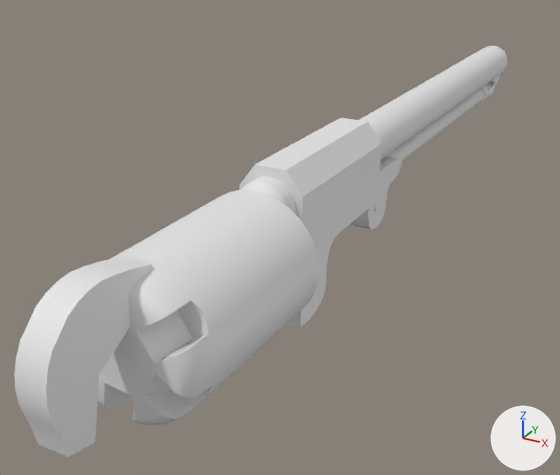
The Blender file colt.blend, before and after one commit.
The view is the same before and after, from a camera (50 mm lens) standing at (6.18, -17.9, 4.86) and looking at (-1.45, -4.02, -2.08). The lights are fixed; the arrows at lower right show +X, +Y and +Z.

Script lines for the objects in view, before the commit:
```python
me_cube_001 = bpy.data.meshes.new('Cube.001')
me_cube_001.from_pydata(...)  # 64 vertices, 41 faces; spans x -0.62..0.62, y -1.75..1.75, z -1.94..1.0
me_cube_001.polygons.foreach_set('use_smooth', [True] * 41)
me_cylinder_005 = bpy.data.meshes.new('Cylinder.005')
me_cylinder_005.from_pydata(...)  # 744 vertices, 442 faces; spans x -1.0..1.0, y -1.0..1.0, z -1.51..1.51
me_cylinder_005.polygons.foreach_set('use_smooth', [True] * 442)
me_cylinder_007 = bpy.data.meshes.new('Cylinder.007')
me_cylinder_007.from_pydata(...)  # 43 vertices, 26 faces; spans x -1.0..0.92, y -1.0..0.95, z -1.0..1.0
me_cylinder_007.polygons.foreach_set('use_smooth', [True] * 26)
me_sphere = bpy.data.meshes.new('Sphere')
me_sphere.from_pydata(...)  # 252 vertices, 224 faces; spans x -1.0..1.0, y -0.98..0.0, z -1.0..0.98
me_sphere.polygons.foreach_set('use_smooth', [True] * 224)
ob_cube = bpy.data.objects.new('Cube', me_cube_001)
ob_cube.location = (0.0, -5.25, -0.33)
_m = ob_cube.modifiers.new('Boolean', 'BOOLEAN')
_m.solver = 'FLOAT'
ob_cylinder_005 = bpy.data.objects.new('Cylinder.005', me_cylinder_005)
ob_cylinder_005.location = (0.0, -9.32, -0.79)
ob_cylinder_005.rotation_euler = (1.571, 2.13, 0.0)  # degrees (90, 122, 0)
ob_cylinder_005.scale = (1.2, 1.2, 1.2)
ob_cylinder_006 = bpy.data.objects.new('Cylinder.006', me_cylinder_007)
ob_cylinder_006.location = (0.0, -11.58, -0.49)
ob_cylinder_006.rotation_euler = (0.0, 1.571, 0.0)  # degrees (0, 90, 0)
ob_cylinder_006.scale = (1.1, 1.1, 0.25)
ob_sphere = bpy.data.objects.new('Sphere', me_sphere)
ob_sphere.location = (0.0, -11.18, -0.78)
ob_sphere.scale = (1.2, 1.2, 1.2)
ob_sphere.hide_set(True)
# also in view: 'Cylinder' at (0.0, 0.0, 0.0); 'Cylinder.001' at (0.0, -2.2, -0.77); 'Cube.001' at (0.0, -2.73, -1.12)
```
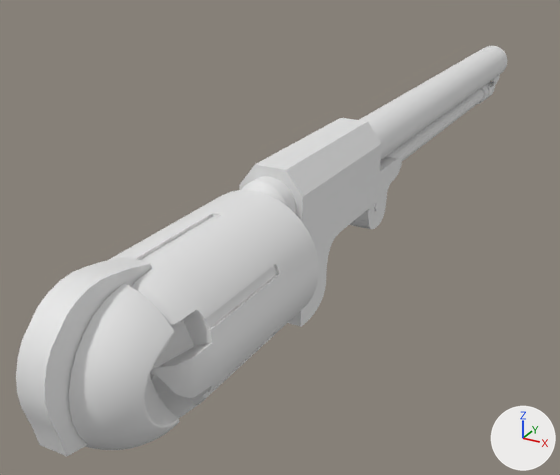
Commit message: Drum is done

What the commit changed:
me_cylinder_005 is used by ob_cylinder_005; location (0.0, -9.32, -0.79); rotation (1.571, 2.13, 0.0), in degrees (90, 122, 0); scale (1.2, 1.2, 1.2).
me_cylinder_005 had 744 vertices, 442 faces and spanned x -1.0..1.0, y -1.0..1.0, z -1.51..1.51.
me_cylinder_005 now has 778 vertices, 443 faces and spans x -1.0..1.0, y -1.0..1.0, z -1.51..1.51.
Part 1, on me_cylinder_005:
31 vertices are removed from x -0.92..0.92, y -1.0..1.0, z 0.97..1.07.
67 faces are deleted.
10 vertices move from x -0.92..0.92, y -1.0..0.43, z 1.02..1.03 to x -0.92..0.92, y -0.99..0.49, z 1.04.
38 vertices are added at x -0.93..0.93, y -0.99..0.99, z -0.54..1.04.
6 new vertices lie (0.0, 0.0, 0.97) away from vertices in x -0.92..0.92, y -1.0..1.0, z -1.51.
12 new vertices lie (0.0, 0.0, 1.57) away from vertices in x -0.89..0.89, y -0.95..0.95, z -0.54.
9 new vertices lie (0.0, 0.0, 1.51) away from vertices in x -0.93..0.8, y -0.99..0.99, z -0.54.
68 new faces join them.
me_sphere is used by ob_sphere; location (0.0, -11.18, -0.78); scale (1.2, 1.2, 1.2).
me_sphere had 252 vertices, 224 faces and spanned x -1.0..1.0, y -0.98..0.0, z -1.0..0.98.
me_sphere now has 368 vertices, 335 faces and spans x -1.0..0.84, y -0.98..0.0, z -1.0..0.98.
Part 2, on me_sphere:
14 vertices are removed from x 0.82..1.0, y -0.54..0.0, z -0.56..0.56.
26 faces are deleted.
7 vertices move from x 0.83..0.98, y -0.56..0.0, z 0.0..0.56 to x 0.81..0.83, y -0.58..0.0, z 0.0..0.58.
130 vertices are added at x 0.45..0.84, y -0.57..0.0, z -0.58..0.56.
137 new faces join them.
Object 'Cylinder.005' (ob_cylinder_005) turns from (90, 122, 0) to (90, 0, 0) degrees about x, y and z.
Object 'Sphere' (ob_sphere) is now shown.
Object 'Cylinder.006' (ob_cylinder_006) is rescaled from (1.1, 1.1, 0.25) to (1.1, 1.1, 0.225).

Changed parts and their boxes [x1, y1, x2, y2] in the pictures (560 x 475 px; the box of a moved part takes in the faces that stretch with it):
'Cylinder.005', reshaped, turned
    before: [98, 190, 319, 425]
    after: [109, 190, 319, 418]
'Cylinder.006', rescaled
    before: [14, 257, 152, 457]
    after: [16, 257, 151, 456]
'Sphere', shown
    after: [69, 283, 180, 450]
part 1 of me_cylinder_005, moved or reshaped
    before: [99, 190, 314, 409]
    after: [115, 190, 318, 418]
part 2 of me_sphere, built on
    after: [123, 317, 180, 440]
